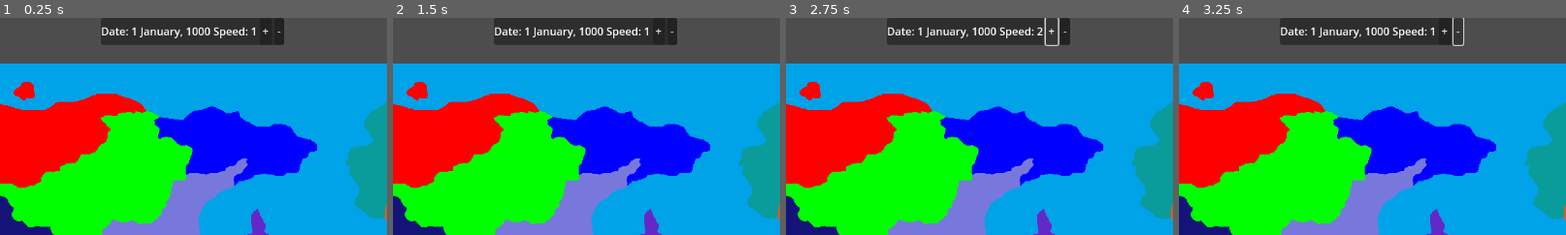
Above: before the commit, frames 1-4 (left to right).
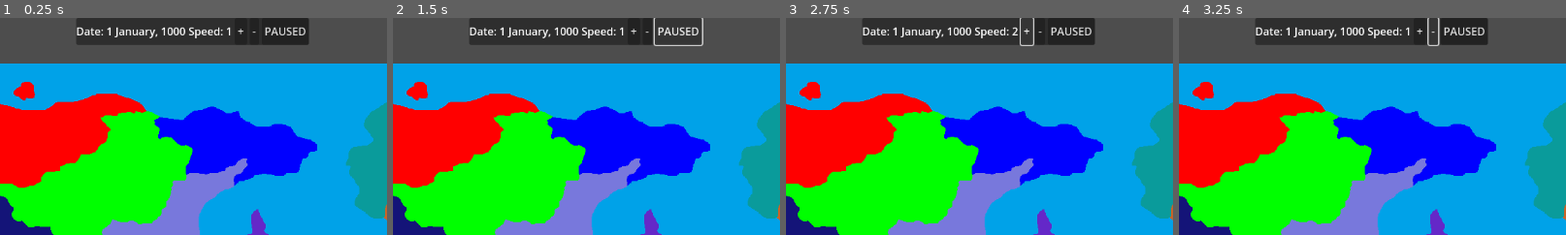
Above: after the commit, the same moments.

Repository: tsallustro/map-game
Game: Godot game, scene res://main.tscn
Two runs of this game, one before a commit and one after it. Both use one fixed random seed, a clock stepped at 60 frames per second and the inputs below.
Inputs (mouse positions are % of the whole screen's width and height, from its top left):
- Up to frame 1 (0.25 s): no input
- Up to frame 2 (1.5 s): click (62, 3) at 0.5 s, where only the run after the commit has a clickable "PAUSED"; click (62, 3) at 1.25 s, where only the run after the commit has a clickable "PLAYING"
- Up to frame 3 (2.75 s): click "+" at 2 s
- Up to frame 4 (3.25 s): click "-" at 2.75 s
The pictures show only the part of the screen within x 25-75%, y 0-50%; the shares and areas given below are measured in that part.

The runs differ from the first frame. In frame 1, 2.6% of the frame differs, in the area x 19-80%, y 0-13%; in frame 2, 2.2%; in frame 3, 2.8%; in frame 4, 2.8%.

Commit message:
Play/pause; Add date/speed to save data

Diff:
--- a/main.tscn
+++ b/main.tscn
@@ -69,6 +69,10 @@
 layout_mode = 2
 text = "-"
 
+[node name="PlayPauseButton" type="Button" parent="UI/Top Panel/HBoxContainer"]
+layout_mode = 2
+text = "PAUSED"
+
 [node name="InfoPanel" type="PanelContainer" parent="UI"]
 anchors_preset = 2
 anchor_top = 1.0
--- a/scripts/SaveLoadController.gd
+++ b/scripts/SaveLoadController.gd
@@ -1,14 +1,13 @@
 class_name SaveLoadController
 
-static func save_game(save_name: String, countries: Dictionary, non_existant_countries: Dictionary, provinces : Array):
+static func save_game(save_name: String, save_metadata: Dictionary, countries: Dictionary, non_existant_countries: Dictionary, provinces : Array):
 	print("Saving as %s..."%[save_name])
 	# https://docs.godotengine.org/en/stable/tutorials/io/data_paths.html#doc-data-paths
 	var path = _path_from_save_name(save_name)
 	var save_file = FileAccess.open(path, FileAccess.WRITE)
 	# Set up metadata
-	var save_metadata = {
-		"save_name":save_name
-	}
+	save_metadata["save_name"] = save_name
+
 	var save_metadata_str = JSON.stringify(save_metadata)
 	save_file.store_line(save_metadata_str)
 
--- a/scripts/UI/TopPanel.gd
+++ b/scripts/UI/TopPanel.gd
@@ -1,10 +1,13 @@
 extends PanelContainer
 @onready var dateLabel: Label = $HBoxContainer/DateLabel
 @onready var speedLabel: Label = $HBoxContainer/HBoxContainer2/SpeedLabel
+@onready var playPauseBtn : Button = $HBoxContainer/PlayPauseButton
 
 func _ready() -> void:
 	GameState.date_changed.connect(_on_new_tick)
 	GameState.speed_changed.connect(_on_speed_change)
+	GameState.pause_state_changed.connect(_on_pause_toggled)
+	playPauseBtn.pressed.connect(_on_pause_btn_pressed)
 
 func _on_new_tick(new_time : Dictionary)->void:
 	var date_str = "%d %s, %d" % [
@@ -17,3 +20,9 @@
 
 func _on_speed_change(new_speed : int)->void:
 	speedLabel.text = "Speed: "+str(new_speed)
+
+func _on_pause_btn_pressed()->void:
+	GameState.togglePause()
+
+func _on_pause_toggled(isPaused:bool)->void:
+	playPauseBtn.text = "PAUSED" if isPaused else "PLAYING"
--- a/scripts/autoload/GameState.gd
+++ b/scripts/autoload/GameState.gd
@@ -7,6 +7,7 @@
 signal date_changed(date: int)
 signal speed_changed(speed: int)
 signal province_infrastructure_changed(province_id: String)
+signal pause_state_changed(isPaused: bool)
 
 var view_mode: int = Enums.ViewMode.OWNER
 
@@ -33,20 +34,22 @@
 var timePerTick := 5								# In seconds
 var tickTimeRemaining := float(timePerTick)
 var speed := 1										# A tick occurs every (timePerTick / speed) seconds
+var isPaused = true
 
 func _ready() -> void:
 	call_deferred("load_all")
 
 func _process(delta: float) -> void:
-	# Typical delta: 0.00833333333333 | 120 deltas per second
-	var newTimeRemaining = tickTimeRemaining- delta*speed
-	if(newTimeRemaining <= 0.0):
-		print("WARN: Overshot tick by "+str(newTimeRemaining))
-		_increment_date()
-		_on_tick_update()
-		tickTimeRemaining = newTimeRemaining + float(timePerTick)
-	else:
-		tickTimeRemaining = newTimeRemaining
+	if !isPaused:
+		# Typical delta: 0.00833333333333 | 120 deltas per second
+		var newTimeRemaining = tickTimeRemaining- delta*speed
+		if(newTimeRemaining <= 0.0):
+			print("WARN: Overshot tick by "+str(newTimeRemaining))
+			_increment_date()
+			_on_tick_update()
+			tickTimeRemaining = newTimeRemaining + float(timePerTick)
+		else:
+			tickTimeRemaining = newTimeRemaining
 
 func load_all() -> void:
 	print("Loading JSON data...")
@@ -158,6 +161,10 @@
 func _on_tick_update() -> void:
 	emit_signal("date_changed", current_date)
 
+func _set_date(date_as_unix_time: int)-> void:
+	current_date = Time.get_datetime_dict_from_unix_time(date_as_unix_time)
+	emit_signal("date_changed", current_date)
+
 func _increment_date() -> void:
 	var unix := Time.get_unix_time_from_datetime_dict(current_date)
 	unix += 86400 # Unix seconds per day
@@ -170,6 +177,14 @@
 func inc_speed() -> void:
 	speed = min(5, speed+1)
 	emit_signal("speed_changed", speed)
+
+func _set_speed(new_speed: int) -> void:
+	speed = max(min(5, new_speed),1)
+	emit_signal("speed_changed", speed)
+
+func togglePause():
+	isPaused = !isPaused
+	emit_signal("pause_state_changed", isPaused)
 
 # Data/Index management
 func set_province_owner(province_id: String, new_owner: String) -> void:
@@ -295,12 +310,25 @@
 	selected_province_id = ""
 	emit_signal("selection_changed", selected_province_id)
 
+
 # Save/Load wrappers
 func save_game_state(save_name: String)-> void:
-	SaveLoadController.save_game(save_name, countries, non_existant_countries, provinces)
+	if !isPaused: togglePause()
+	var save_metadata = {
+		"speed":speed,
+		"date":Time.get_unix_time_from_datetime_dict(current_date)
+	}
+	SaveLoadController.save_game(save_name, save_metadata, countries, non_existant_countries, provinces)
 
 func load_game_state(save_name: String)-> void:
+	if !isPaused: togglePause()
 	var data_arr = SaveLoadController.load_game(save_name)
+
+	# Process metadata
+	var save_metadata = data_arr[0]
+	_set_speed(save_metadata["speed"])
+	_set_date(save_metadata["date"])
+	# Load world data
 	countries = data_arr[1]
 	non_existant_countries = data_arr[2]
 	provinces = data_arr[3]
